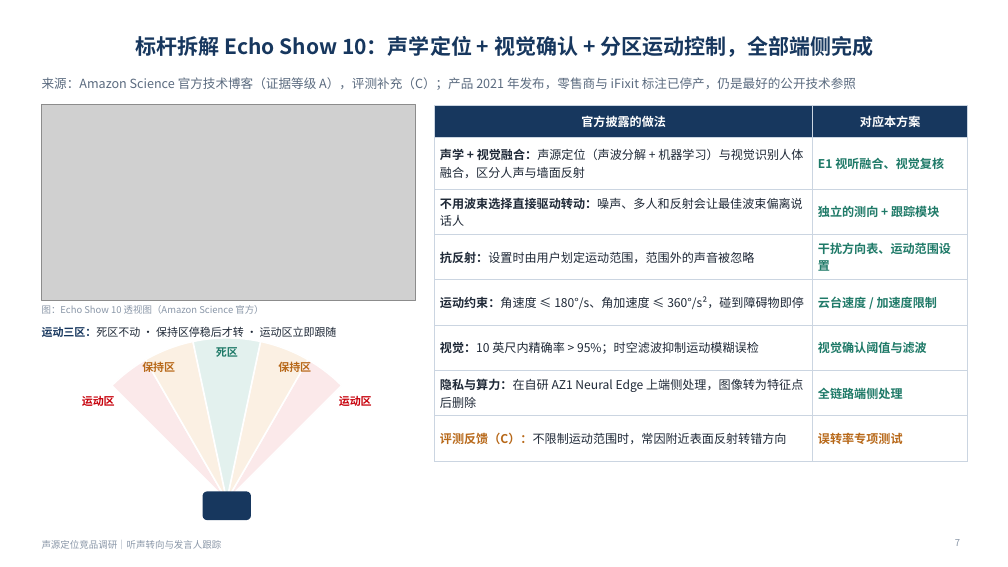
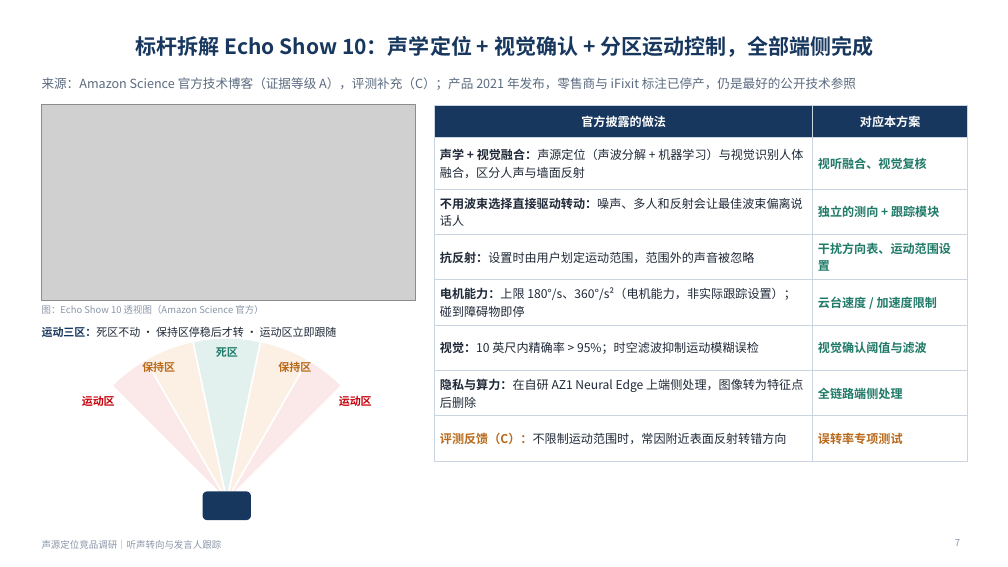
Before and after one commit to ZeroFoxxi/ssl-scene1, a slide deck: slide 7 of 声源定位竞品调研_听声转向与发言人跟踪.pptx. Drawn at 1008x567 pixels with LibreOffice and Linux fonts; fonts in the diff are those of the drawing; grey boxes stand for pictures. Boxes give left, top, right and bottom in pixels: in the first picture for what was removed or moved away, otherwise in the second. Text is boxed around its words. In the diff, an @@ line names an element or a change of style, - is before the commit and + after.

```diff
--- a/声源定位竞品调研_听声转向与发言人跟踪.pptx
+++ b/声源定位竞品调研_听声转向与发言人跟踪.pptx
@@ table at [435, 106, 968, 448] @@
-row 2, column 2: E1 视听融合、视觉复核
+row 2, column 2: 视听融合、视觉复核
-row 5, column 1: 运动约束：角速度 ≤ 180°/s、角加速度 ≤ 360°/s²，碰到障碍物即停
+row 5, column 1: 电机能力：上限 180°/s、360°/s²（电机能力，非实际跟踪设置）；碰到障碍物即停
```
Also in this commit, not shown: 11 other slides changed, 3 other files.
